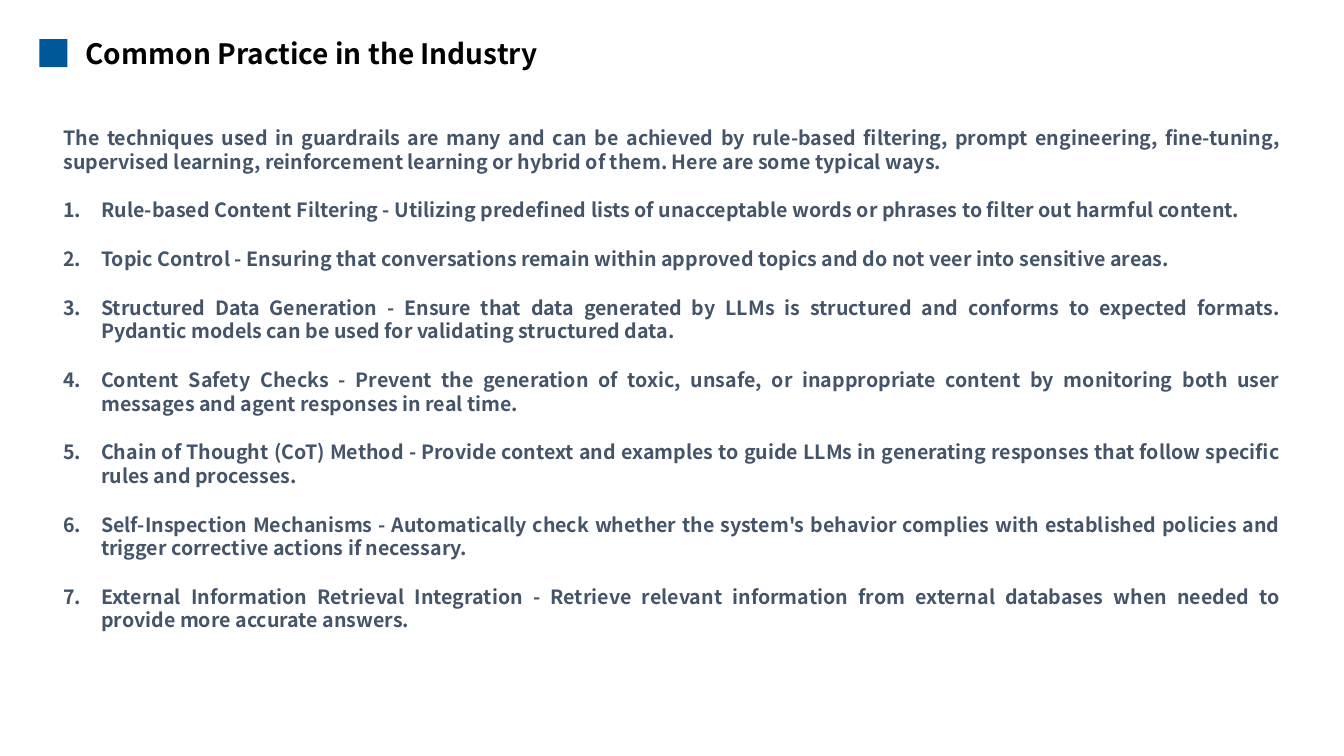
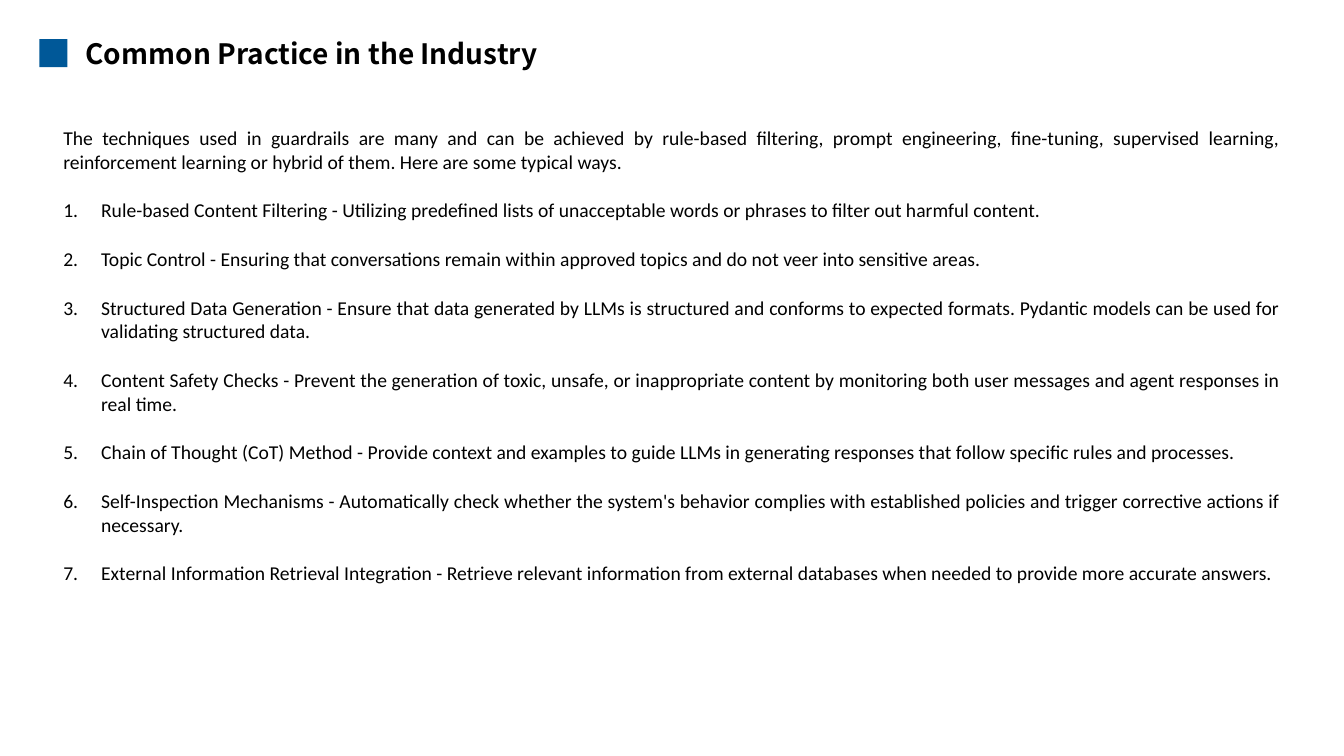
Before and after one commit to mengqinxue/Guardrails, a slide deck: slide 4 of docs/Guardrails Presentation.pptx. Drawn at 1344x756 pixels with LibreOffice and Linux fonts; fonts in the diff are those of the drawing. Boxes give left, top, right and bottom in pixels: in the first picture for what was removed or moved away, otherwise in the second. Text is boxed around its words. In the diff, an @@ line names an element or a change of style, - is before the commit and + after.

```diff
--- a/docs/Guardrails Presentation.pptx
+++ b/docs/Guardrails Presentation.pptx
@@ text "The techniques used in guardrails ..." at (x1=63, y1=131, x2=1279, y2=584): font Noto Sans CJK SC to Calibri, text colour #445469 to #000000, bold off @@
```
Also in this commit, not shown: 2 other slides changed, 2 slides added, 1 other file.
